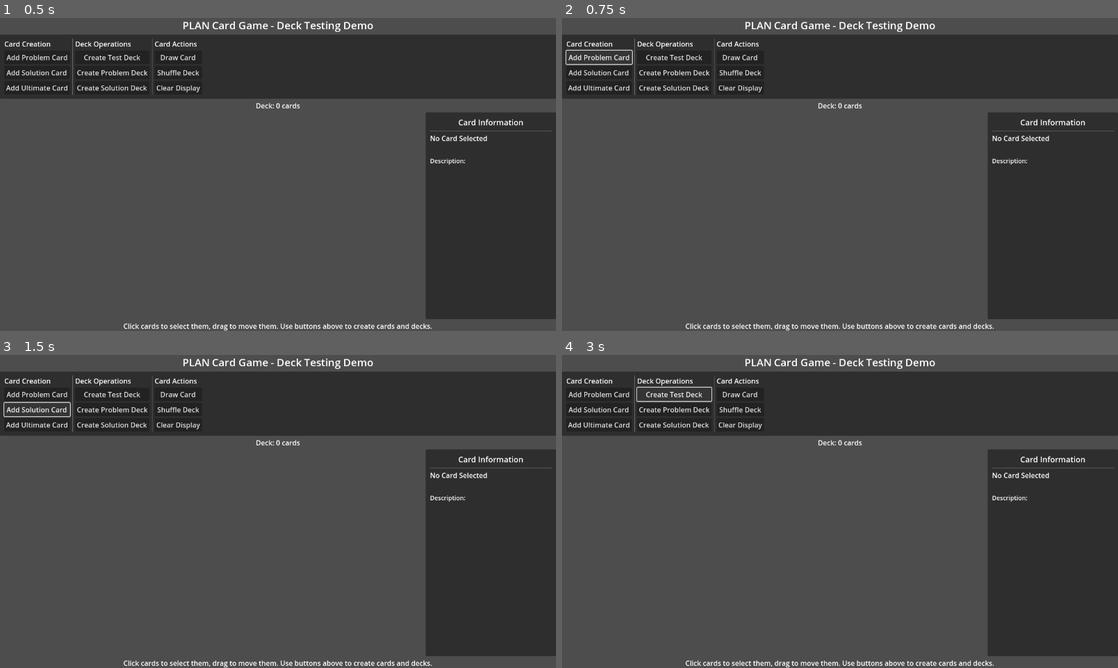
Above: before the commit, frames 1-4 (two rows, left to right).
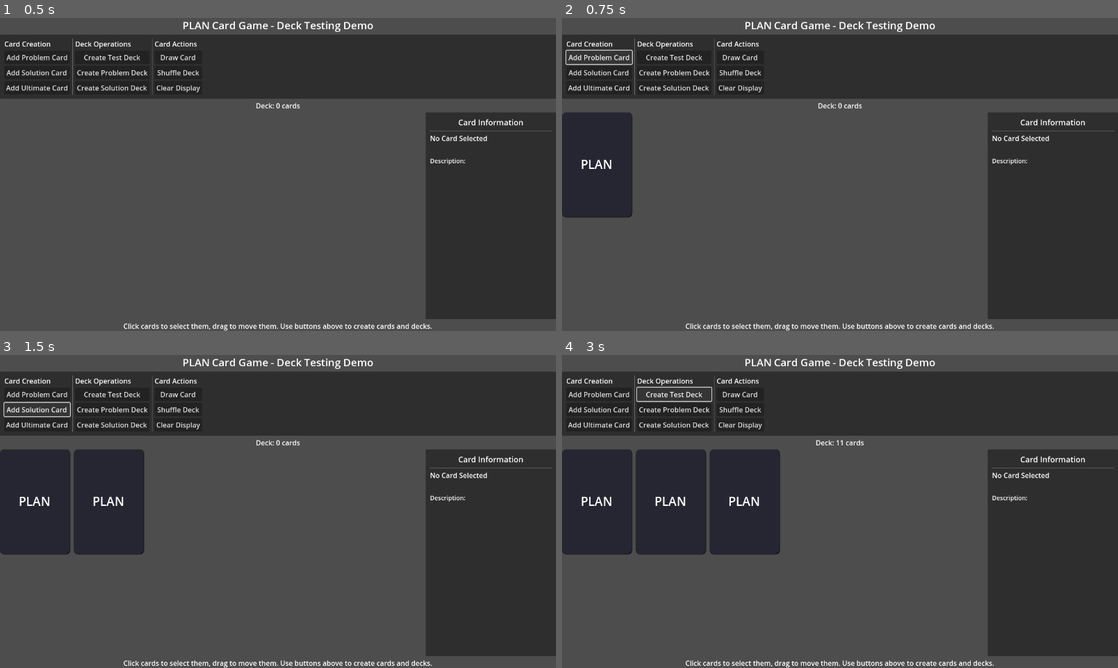
Above: after the commit, the same moments.

Repository: notalentgeek/plan-game
Game: Godot game, scene res://demos/card/card_deck_demo.tscn
The game is run twice, just before and just after one commit, with the same random seed, the same clock (stepped at 60 frames per second) and the same inputs.
Inputs:
- Up to frame 1 (0.5 s): no input
- Up to frame 2 (0.75 s): click "Add Problem Card" at 0.5 s
- Up to frame 3 (1.5 s): click "Add Solution Card" at 1.25 s
- Up to frame 4 (3 s): click "Add Ultimate Card" at 2 s; click "Create Test Deck" at 2.75 s

Frame 1 is identical in both runs. In frame 2, 4.2% of the frame differs, in the area x 0-13%, y 30-64%; in frame 3, 8.4%; in frame 4, 13%, in the area x 0-55%, y 27-64%.

Commit message:
The Demos Has No Errors
The next thing to do is to clarify the demos and implement several quality-of-life improvements.

Diff:
--- a/plan-game/demos/card/card_deck_demo.gd
+++ b/plan-game/demos/card/card_deck_demo.gd
@@ -34,24 +34,45 @@
 	var card_db = get_node_or_null("/root/CardDatabase")
 	if card_db == null:
 		print("CardDatabase singleton not found, attempting to create it")
-		var card_db_script = load("res://scripts/autoload/card_database.gd")
-		if card_db_script:
-			card_db = card_db_script.new()
-			card_db.name = "CardDatabase"
-			get_tree().root.add_child(card_db)
-			print("Added CardDatabase singleton dynamically")
-			# Wait for card database to initialize
+
+		# Check if CardDatabase is already registered as an autoload
+		if Engine.has_singleton("CardDatabase"):
+			print("CardDatabase registered as singleton but not found in tree")
+			# This shouldn't happen normally, but just in case
 			await get_tree().process_frame
-			# Verify it was added successfully
 			card_db = get_node_or_null("/root/CardDatabase")
-			if card_db:
-				print("CardDatabase singleton successfully created")
+		else:
+			# If not an autoload, we need to create it manually
+			var card_db_script = load("res://scripts/autoload/card_database.gd")
+			if card_db_script:
+				card_db = card_db_script.new()
+				card_db.name = "CardDatabase"
+				# Use call_deferred to avoid "parent node is busy" error
+				get_tree().root.call_deferred("add_child", card_db)
+				print("CardDatabase singleton created manually")
+
+				# Make sure cards are initialized
+				if card_db.has_method("initialize_cards"):
+					card_db.initialize_cards()
+					print("CardDatabase cards initialized")
 			else:
 				push_error("Failed to create CardDatabase singleton")
-		else:
-			push_error("Failed to load CardDatabase script")
 	else:
 		print("CardDatabase singleton found")
+
+	# Make sure card database cards are initialized
+	if card_db and card_db.has_method("initialize_cards"):
+		if not card_db._cards_initialized:
+			# We need to wait until CardDatabase is properly initialized
+			# if we added it with call_deferred
+			await get_tree().process_frame
+
+			# Get the reference again in case it changed
+			card_db = get_node_or_null("/root/CardDatabase")
+			if card_db and card_db.has_method("initialize_cards"):
+				if not card_db._cards_initialized:
+					card_db.initialize_cards()
+					print("CardDatabase cards initialized")
 
 	_setup_ui()
 	_connect_signals()
